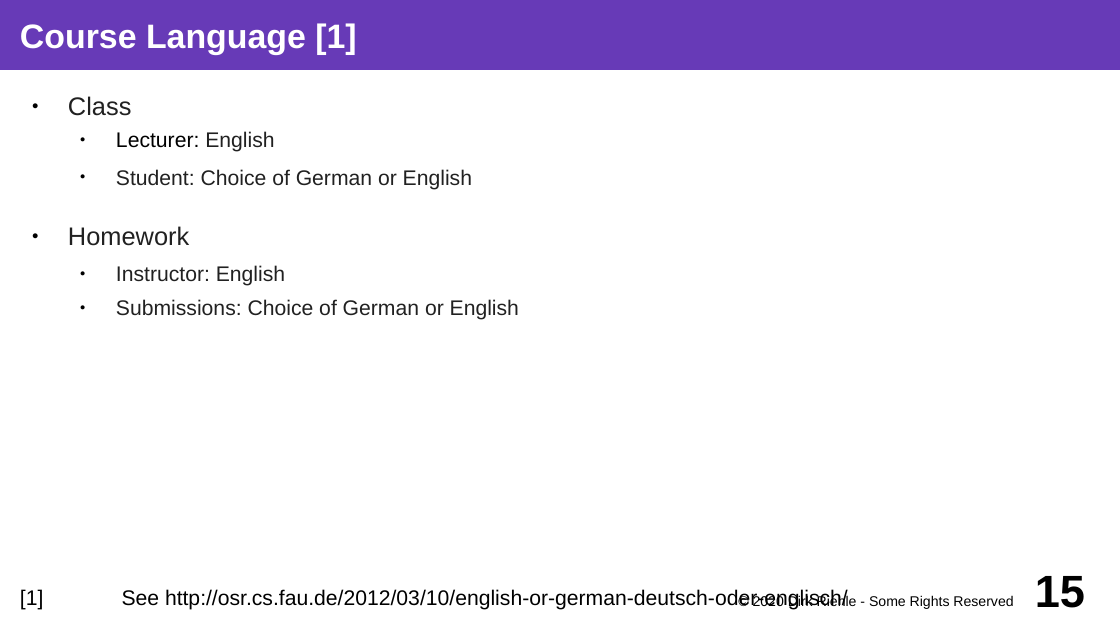
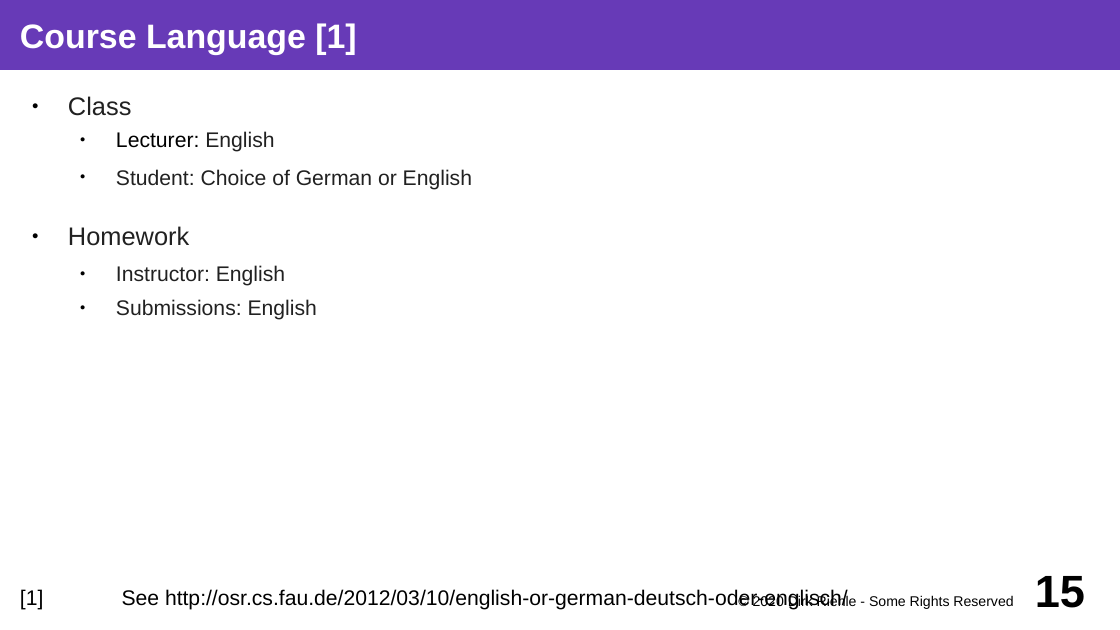
Before and after one commit to dirkriehle/coss-course, a slide deck: slide 15 of Lecture slides/COSS A01 - Course Introduction.odp. Drawn at 1120x630 pixels with LibreOffice and Linux fonts; fonts in the diff are those of the drawing. Boxes give left, top, right and bottom in pixels: in the first picture for what was removed or moved away, otherwise in the second. Text is boxed around its words. In the diff, an @@ line names an element or a change of style, - is before the commit and + after.

```diff
--- a/Lecture slides/COSS A01 - Course Introduction.odp
+++ b/Lecture slides/COSS A01 - Course Introduction.odp
@@ text at (116,299,317,320): text changed @@
-  ● Submissions: Choice of German or English
+  ● Submissions: English
```
Also in this commit, not shown: 6 other slides changed, 4 other files.
